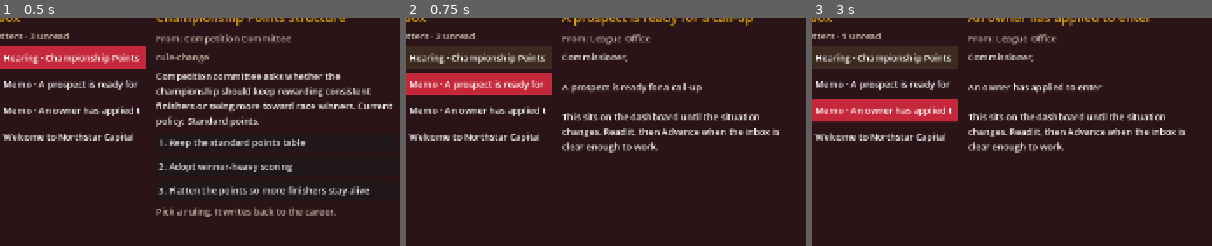
Above: before the commit, frames 1-3 (left to right).
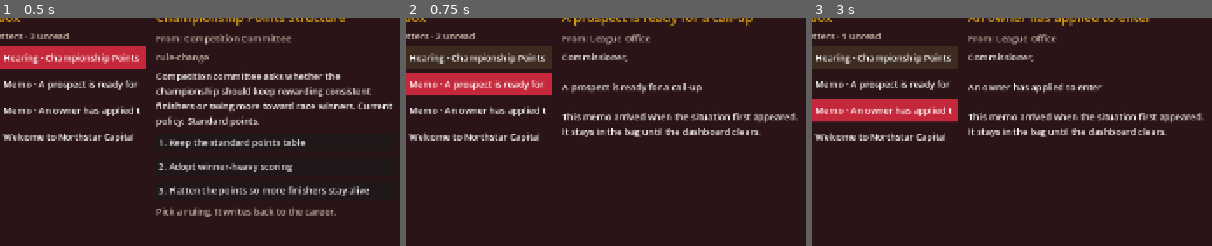
Above: after the commit, the same moments.

Repository: johnatkinsonsenior/StockCarCommissioner
Game: Godot game, scene res://scenes/Main.tscn
Two runs of this game, one before a commit and one after it. Both use one fixed random seed, a clock stepped at 60 frames per second and the inputs below.
Inputs:
- Up to frame 1 (0.5 s): no input
- Up to frame 2 (0.75 s): click "● Memo · A prospect is ready …" at 0.5 s
- Up to frame 3 (3 s): click "○ Memo · A prospect is ready …" at 1.25 s; click "○ Memo · A prospect is ready …" at 2 s; click "● Memo · An owner has applied…" at 2.75 s
The pictures show only the part of the screen within x 23-73%, y 13-63%; the shares and areas given below are measured in that part.

Frame 1 is identical in both runs. In frame 2, 2.8% of the frame differs, in the area x 39-98%, y 41-60%; in frame 3, 2.8%.

Commit message:
Add Day 103: alerts arrive as mail
Dashboard alerts file as unread memos when they first appear and stay
read after Advance instead of rebuilding the inbox every snapshot.

Co-authored-by: johnatkinsonsenior <johnatkinsonsenior@users.noreply.github.com>

Diff:
--- a/godot/data/ui_snapshot.json
+++ b/godot/data/ui_snapshot.json
@@ -1,6 +1,6 @@
 {
     "game": "Stock Car Commissioner",
-    "ui_version": "0.13",
+    "ui_version": "0.14",
     "engine": "godot-4",
     "layout": "commissioner-desk",
     "screen": "mail",
@@ -764,11 +764,11 @@
                 ]
             },
             {
-                "id": "alert-0",
+                "id": "alert-a-prospect-is-ready-for-a-call-up",
                 "kind": "alert",
                 "from": "League Office",
                 "subject": "A prospect is ready for a call-up",
-                "body": "Commissioner,\n\nA prospect is ready for a call-up\n\nThis sits on the dashboard until the situation changes. Read it, then Advance when the inbox is clear enough to work.",
+                "body": "Commissioner,\n\nA prospect is ready for a call-up\n\nThis memo arrived when the situation first appeared. It stays in the bag until the dashboard clears.",
                 "unread": true,
                 "category": "",
                 "hearing_id": "",
@@ -776,11 +776,11 @@
                 "choices": []
             },
             {
-                "id": "alert-1",
+                "id": "alert-an-owner-has-applied-to-enter",
                 "kind": "alert",
                 "from": "League Office",
                 "subject": "An owner has applied to enter",
-                "body": "Commissioner,\n\nAn owner has applied to enter\n\nThis sits on the dashboard until the situation changes. Read it, then Advance when the inbox is clear enough to work.",
+                "body": "Commissioner,\n\nAn owner has applied to enter\n\nThis memo arrived when the situation first appeared. It stays in the bag until the dashboard clears.",
                 "unread": true,
                 "category": "",
                 "hearing_id": "",
--- a/godot/scripts/App.gd
+++ b/godot/scripts/App.gd
@@ -56,6 +56,7 @@
 	print("INBOX_HEARINGS=", str(_hearing_letters().size()))
 	print("MAIL_OPEN=", selected_mail_id)
 	print("APPLY_SCRIPT=", str(_office().get("apply_script", "")))
+	print("ALERT_MAIL=", str(_alert_letters().size()))
 	if DisplayServer.get_name() == "headless":
 		call_deferred("_headless_tour")
 
@@ -457,6 +458,14 @@
 	return hearings
 
 
+func _alert_letters() -> Array:
+	var memos: Array = []
+	for row in _inbox():
+		if typeof(row) == TYPE_DICTIONARY and str(row.get("kind", "")) == "alert":
+			memos.append(row)
+	return memos
+
+
 func _first_hearing() -> Dictionary:
 	var hearings := _hearing_letters()
 	if hearings.is_empty():
@@ -469,9 +478,13 @@
 	for row in _inbox():
 		if typeof(row) != TYPE_DICTIONARY:
 			continue
-		var letter_id := str(row.get("id", ""))
-		if not mail_read.get(letter_id, false):
-			count += 1
+		var letter: Dictionary = row
+		var letter_id := str(letter.get("id", ""))
+		if mail_read.get(letter_id, false):
+			continue
+		if letter.has("unread") and not bool(letter.get("unread", true)):
+			continue
+		count += 1
 	return count
 
 
@@ -651,6 +664,7 @@
 	var opened := _letter_by_id(selected_mail_id)
 	print("INBOX=", str(letters.size()))
 	print("INBOX_HEARINGS=", str(_hearing_letters().size()))
+	print("ALERT_MAIL=", str(_alert_letters().size()))
 	print("MAIL_OPEN=", selected_mail_id)
 	print("MAIL_KIND=", str(opened.get("kind", "letter")))
 
Not shown, changed: docs/GameDesign.md
Not shown, changed: prototype/game/save_game.py
Not shown, changed: prototype/game/ui_bridge.py
Not shown, changed: prototype/run_season.py
